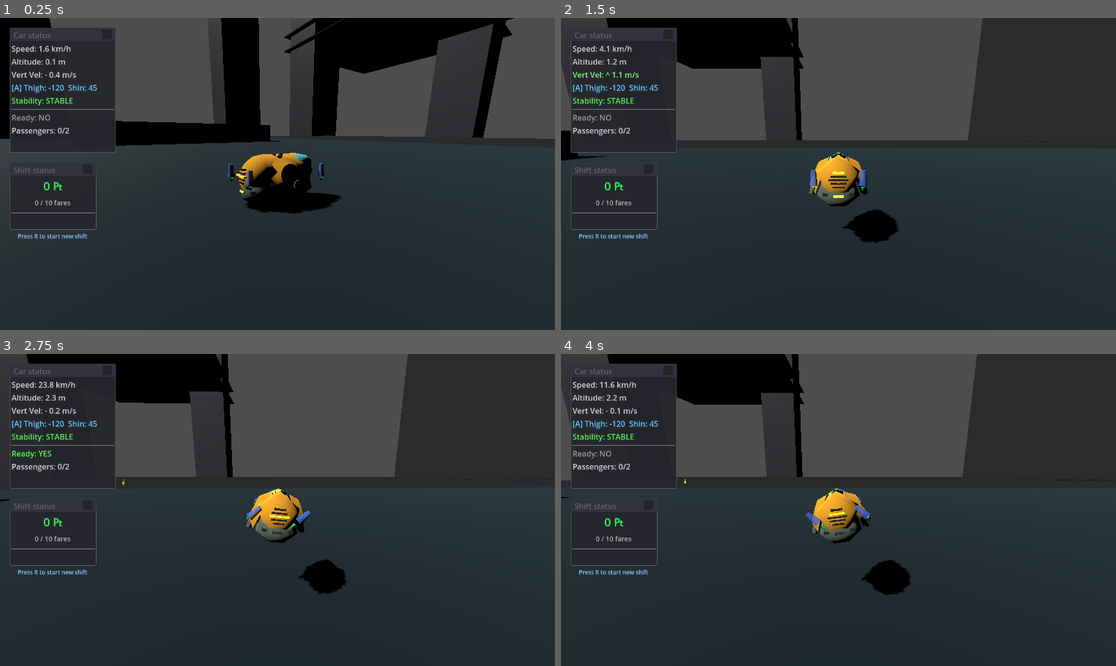
Above: before the commit, frames 1-4 (two rows, left to right).
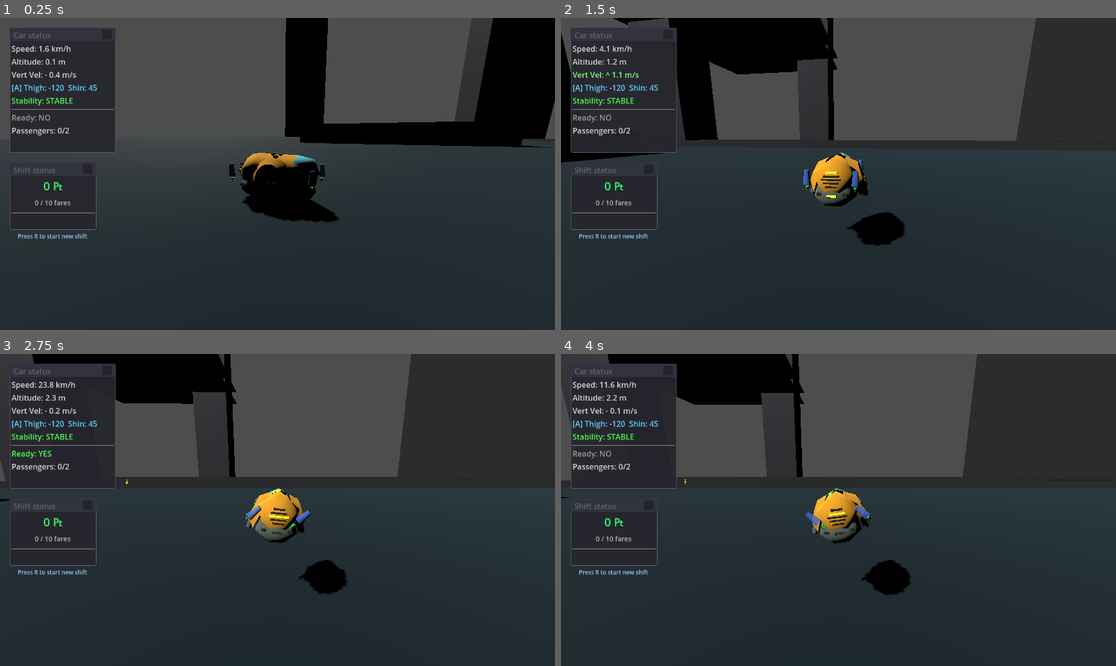
Above: after the commit, the same moments.

Repository: TaxiService/fcar
Game: Godot game, scene res://main.tscn
The game is run twice, just before and just after one commit, with the same random seed, the same clock (stepped at 60 frames per second) and the same inputs. The engine's default icon, where the game draws it, is replaced by a stand-in: a white triangle on a blue panel in a dark square.
Inputs (mouse positions are in pixels of both pictures, inside the frame that each line leads up to):
- Up to frame 1 (0.25 s): no input
- Up to frame 2 (1.5 s): tap R (toggle_ready_for_fares) at 0.5, 1.25 s; drag from (622, 89) to (894, 105) at 0.52 s; drag from (616, 195) to (810, 236) at 1.27 s
- Up to frame 3 (2.75 s): tap R (toggle_ready_for_fares) at 2 s; move the mouse to (333, 441) at 2.02 s; hold D (strafe_right) from 2.03 s (still down); tap V (toggle_auto_hover) at 2.1 s
- Up to frame 4 (4 s): release D (strafe_right) at 2.75 s; tap R (toggle_ready_for_fares) at 2.75, 3.5, 3.6 s; drag from (810, 572) to (672, 463) at 2.77 s; move the mouse to (1005, 556) at 3.52 s; hold A (strafe_left) from 3.53 s (still down); tap Space (jump) at 3.77 s

The runs differ from the first frame. In frame 1, 20% of the frame differs, in the area x 0-100%, y 0-66%; in frame 2, 11%; in frame 3, 0.9%; in frame 4, less than 0.1%.

Commit message:
Increase camera yaw lag for more cinematic turns
Reduced camera_yaw_lag_speed from 5.0 to 2.0, making the camera
take longer to catch up when the car turns. Creates more dramatic
drifting/turning feel where you see more of the car's side.

Co-Authored-By: Claude Opus 4.5 <noreply@anthropic.com>

Diff:
--- a/Camera3D.gd
+++ b/Camera3D.gd
@@ -7,7 +7,7 @@
 @export var position_lerp_speed: float = 25.0  # How fast camera position follows car
 
 # Camera yaw lag (creates over/understeer feel)
-@export var camera_yaw_lag_speed: float = 5.0  # How fast camera catches up to car's rotation (lower = more lag)
+@export var camera_yaw_lag_speed: float = 2.0  # How fast camera catches up to car's rotation (lower = more lag)
 
 # Rotation speed during crash/tumble
 @export var crash_rotation_lerp_speed: float = 3.0
